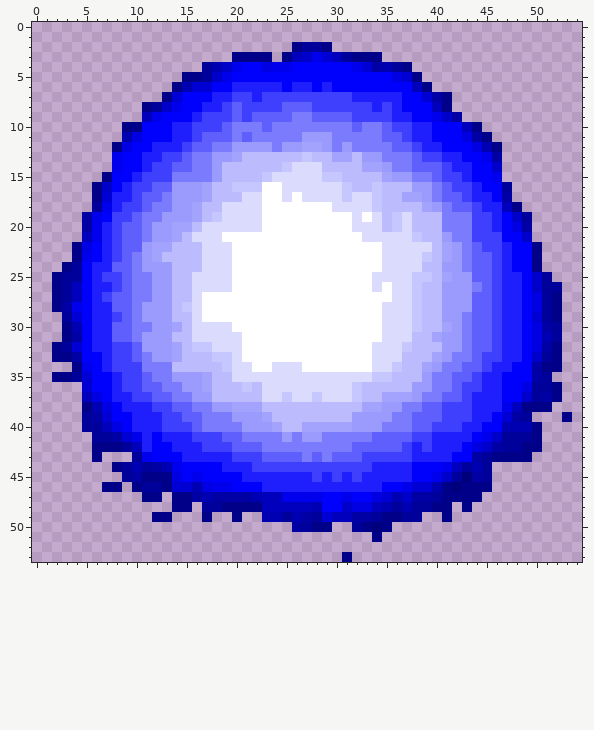
Pixel-art sprite: sprites/bfs1b0.png. Above: the version before the commit.
The file is 58x56 pixels. Colours within 5 levels of each other are drawn and written as one. The old version is drawn lined up with the new one, on the new canvas.
New version:
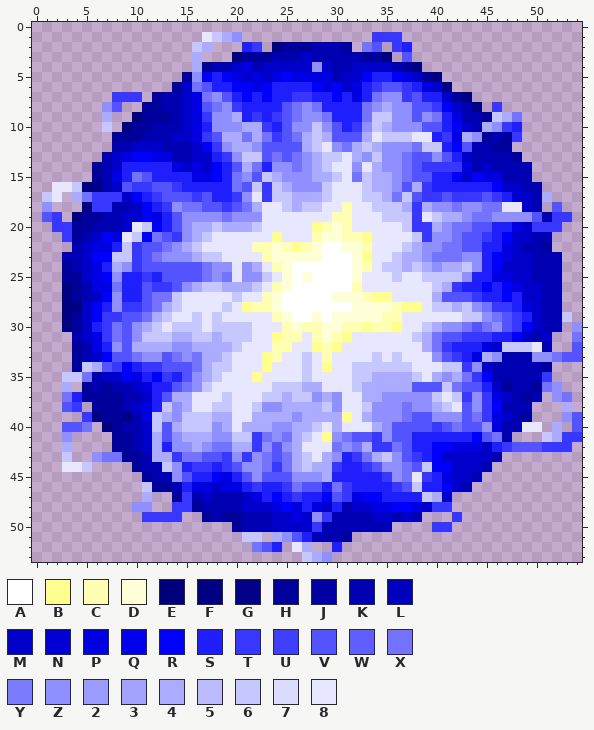
Palette (. is transparent): A #ffffff  B #ffff8f  C #ffffb3  D #ffffd7  E #00007d  F #000083  G #000089  H #00009b  J #0000a5  K #0000b3  L #0000bd  M #0000cb  N #0000d5  P #0000e3  Q #0000ed  R #0000fd  S #1f1ffe  T #3737ff  U #3f3ffe  V #5353ff  W #5f5ffe  X #7373ff  Y #7b7bfe  Z #8f8fff  2 #9b9bfe  3 #a3a3fe  4 #ababff  5 #bbbbfe  6 #c7c7ff  7 #dbdbfe  8 #e7e7ff
From old to new:
canvas 58x56 -> 55x54, the old top-left corner now at -1,0 (the part of the old canvas that was cut away was empty and is not shown)
Changed rows in their new state; - is an unchanged pixel.
first column x 1:
 1 ----------------864Z-------------TTT------------------
 2 ---------------64---ST-FHH-KKKH-XV-TS-----------------
 3 ---------------4---FHHHKKK-KKKKKHHF-V-----------------
 4 ---------------4--KMPKMMMMMZMKKMMMMKHF----------------
 5 --------------HZRSRPMPMP-PPPPKMM-SSRPMHF--------------
 6 -------------HMXVSSRRPR-S---P-MPSTVVTSPMF-------------
 7 -------TTT-HKKMPXZVSR-RSSTTSSRSP-XZZTVSSMHF-----------
 8 ------ZV--H-KKMPVXZTSSSSVXZXSSSSXZ4ZZVVTRMKF-T--------
 9 ------4--FHHHKMPTZZ4STSTVXZZXSSSX66ZZVZXSPKKH64X------
10 ------6-FHHKKKMPSZZZ44TSVZZ6ZVSTZ64ZZZVVS-MK4ZTS------
11 -------HHHKKKMMPTV44X4XTVX464VVV4866688STP4ZHKHT------
12 -------KKMMMKKKMRTZ44ZVVVV468ZX464ZZZX66S-VK-HH-------
13 ------KMP-RPPKKMMSTZ66VXVXZ46684Z6ZZXVVZV-MKKKKH------
14 -----HKMSS-SSPMPMRSV4XSZZXZ4688Z84ZZXVTTTTPKMKKKK-----
15 -----HKPSXVSSSSPPRSXZV-4ZZZ44-8X644ZXVVSSRM-PPKKK-----
16 -886FFKMVTTVVTSSSSSXV-T64ZZZ6888644ZV4TSSSS-S-MMKK----
17 68-4XTTTMRSTVVVTVSSTZ8T6644468886-4X6VTTVTTTVTSMMK4---
18 Z---FTTKKMRSTZXXVVTVX488646688C88-664T4ZZXZZXX88MK-V--
19 VT-FHHKKMMRPSVZZZZXZZZ8888888CC8886-6T8644ZXXZZZZVKTT-
20 -TTHHKKKM86RSVZ446444688888BCDC888886TT4ZXXVV-S-MTTT--
21 --THKMRP86RXVTZ46888888B888CDDCCB8888-TZZXVVTS-M-KK---
22 ---KMPPS6TVVXZ4688888CCDCBCD--DDC88864ZZXXVVSSPMKKH---
23 --KKM-R66TVXZZZ4668888CDDDDD---DB88644ZXXXZZSRPMMKKK--
24 --HKMP-4ZTVVVVVVXZZ8Z48CD------DC866464Z446ZSRMMMKKK--
25 -.--MPRZSSTSVVVVXZX8ZZ68D-D----D888688-666ZSSPPMMKKK--
26 -.FHKPPXSSVTTVZ46644468CD------C888888864TSSRSRPM-KK--
27 -.FHKMRZSSVXX688888688CD-----DDDCBB88884VVVTSSR-MMKK--
28 -.FFMR-ZTTVX46888868BCCD-------DDDDCBB86646ZXTT-PMKK--
29 --FHMRTTVVX468868688888CD--D-DDDDDCC88888866ZXVTSMKK6-
30 --FHM-TXVZ46866686666888CDCCDDCCBCCB8864ZZXVXZVT-MKK-Z
31 --.KMPTXVZ6664466466688BCC8CDCB88888864XVVTTTS-RMKM.-X
32 -..HKP-ZV4444ZZ44446888CC88BCB888888884XTSSSPM6668K.-V
33 -..HKMRVVXZZVXZX44-888BC8868C8888686888ZVTSP4ZKKKZZXVV
34 ---H64VTRSTTVVVX46-888B88868B886666-688866TZMKKKKKH.--
35 -.66XKMMRPSRTSVZ46888B888868888664444684Z4XTRKKKKKT---
36 --4-HKHKKMPSSVXZ688888866644888-44444VVV6XVV-MHKK-XZ--
37 --XSHHHHKKMSV44888688866466Z4Z8844ZZZZZ686TZTPMKHK.ZX-
38 --VT.HHHKMPS6Z48866886ZZ44446Z886ZZZXZZ468VZTRKKK..-4-
39 ----TFHHFKP64Z66644884444Z4444B84ZZZXVVZZZVXTPMK----ZV
40 --VVX.FHKKM6V4666Z48444ZZ446848884ZVVVVTVXVVZP--88-4-V
41 --Z--..HHKM4VZ444ZZ66TXZX468BZXVVTZVVSS-----VXK...64TT
42 --4--..H-KM4SZZ4ZXX44TZVZ4888XZX4TTXV-SRRPP--STVVVTTT-
43 --6--ZXXH-K44TXXVVTZTZXVX4684ZSTX46ZVT-RMMMMMK...-----
44 --886--..HKK6ZSTTSTVZZXTX4644TSSTVZZXV6-RMMMK---------
45 --------..HKKZVSS-PSVZVVVZZZ4S-S--TZX8TSPMMK.---------
46 ------..-.6-HKSP-MPPST--TXVV-XT---STV6SSRMK..---------
47 ----------4.-HTKMKKKMPSRSTSS-VTP-RSSSS64M...----------
48 ---------ZZ--TTHKKKKMMMPRPSPMSKMMPPRRPMTT-.-----------
49 ----------TTTT--HKHHKK-MMPMZTKKKKMMKMK--.T------------
50 -------------------HKKKMMMMTKKKKKKK----TT-------------
51 --------------------66-4ZVSKKKH--.--------------------
52 ---------------------XVS-84--S------------------------
53 --------------------------64Z-.-----------------------
Where, in picture pixels (left, top, right, bottom), the same in both pictures:
changed: (42, 32, 582, 562)
